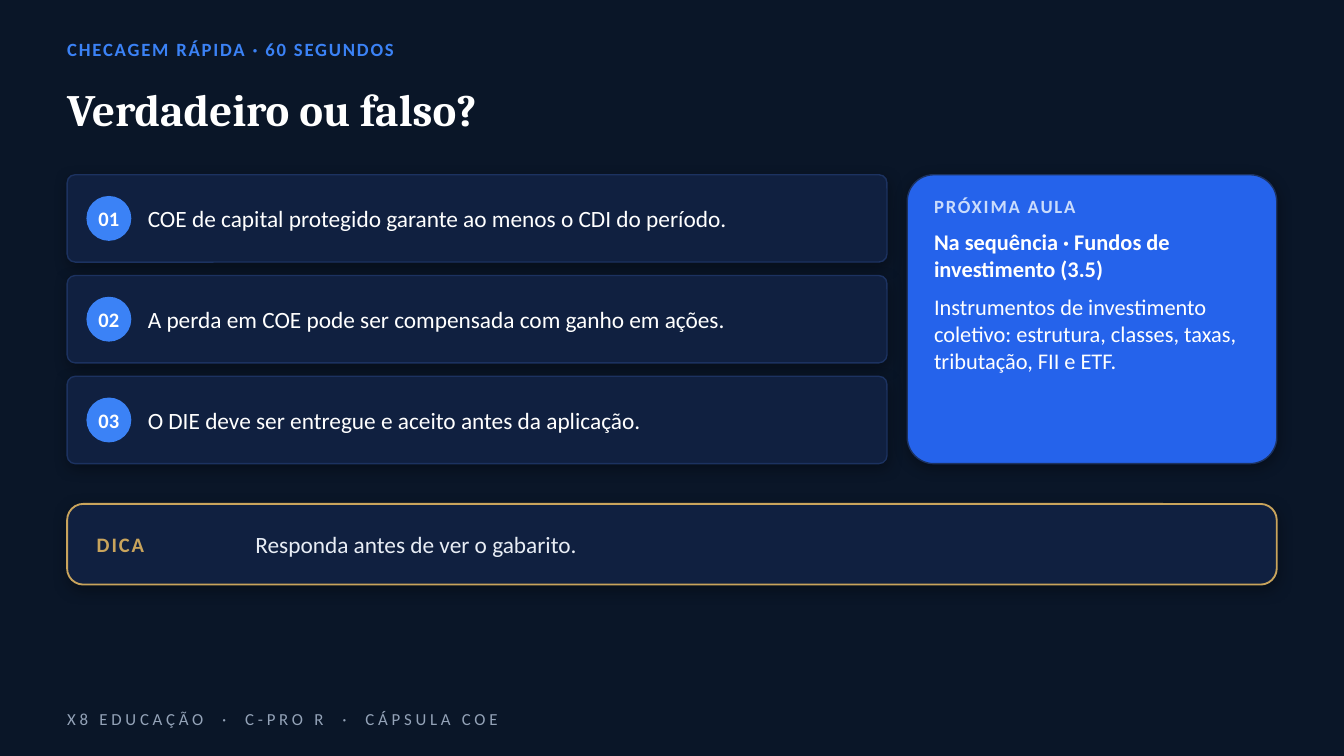
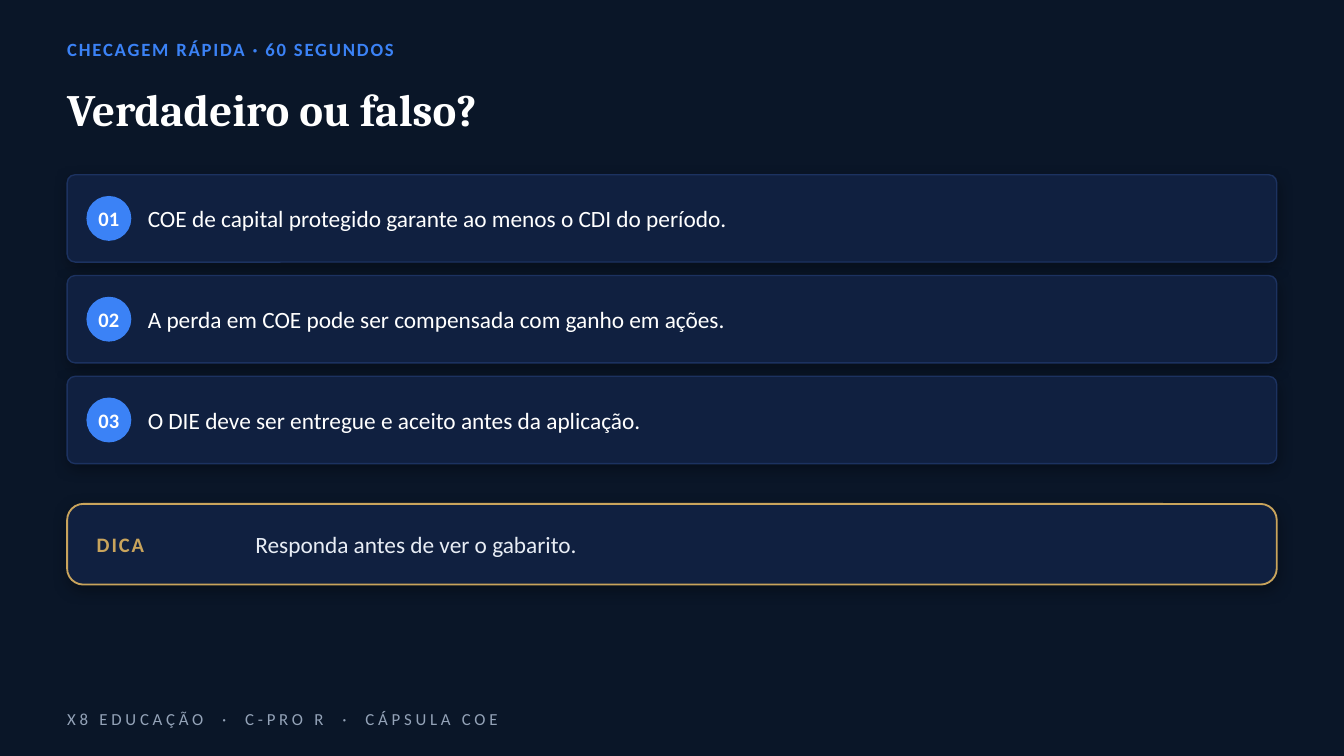
Before and after one commit to gabrielparreiradasilveira-lang/Principal, a slide deck: slide 6 of C-PRO_R_Aula_6_opcoes/C_Da_acao_ao_derivativo/C-PRO_R_-_Capsula_COE.pptx. Drawn at 1344x756 pixels with LibreOffice and Linux fonts; fonts in the diff are those of the drawing; background and template pictures are left out. Boxes give left, top, right and bottom in pixels: in the first picture for what was removed or moved away, otherwise in the second. Text is boxed around its words. In the diff, an @@ line names an element or a change of style, - is before the commit and + after.

```diff
--- a/C-PRO_R_Aula_6_opcoes/C_Da_acao_ao_derivativo/C-PRO_R_-_Capsula_COE.pptx
+++ b/C-PRO_R_Aula_6_opcoes/C_Da_acao_ao_derivativo/C-PRO_R_-_Capsula_COE.pptx
@@ rounded rectangle resized from (x1=67, y1=175, x2=887, y2=262) to (x1=67, y1=175, x2=1277, y2=262) @@
@@ rounded rectangle removed at (x1=907, y1=175, x2=1277, y2=464) @@
@@ text removed at (x1=934, y1=197, x2=1076, y2=213) @@
-PRÓXIMA AULA
@@ text removed at (x1=934, y1=234, x2=1236, y2=373) @@
-Na sequência · Fundos de investimento (3.5)
-Instrumentos de investimento coletivo: estrutura, classes, taxas, tributação, FII e ETF.
@@ rounded rectangle resized from (x1=67, y1=276, x2=887, y2=363) to (x1=67, y1=276, x2=1277, y2=363) @@
@@ rounded rectangle resized from (x1=67, y1=376, x2=887, y2=464) to (x1=67, y1=376, x2=1277, y2=464) @@
```
Also in this commit, not shown: 1 other slide changed, 11 other files.
